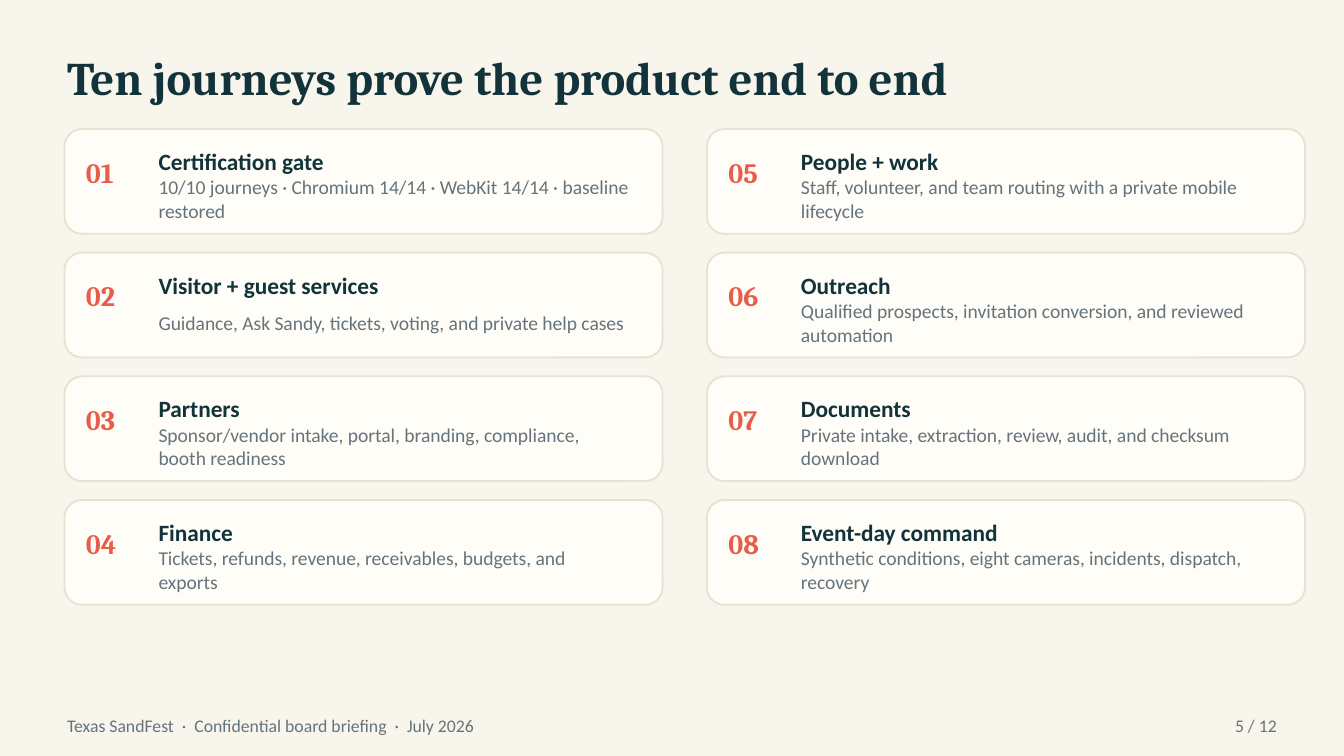
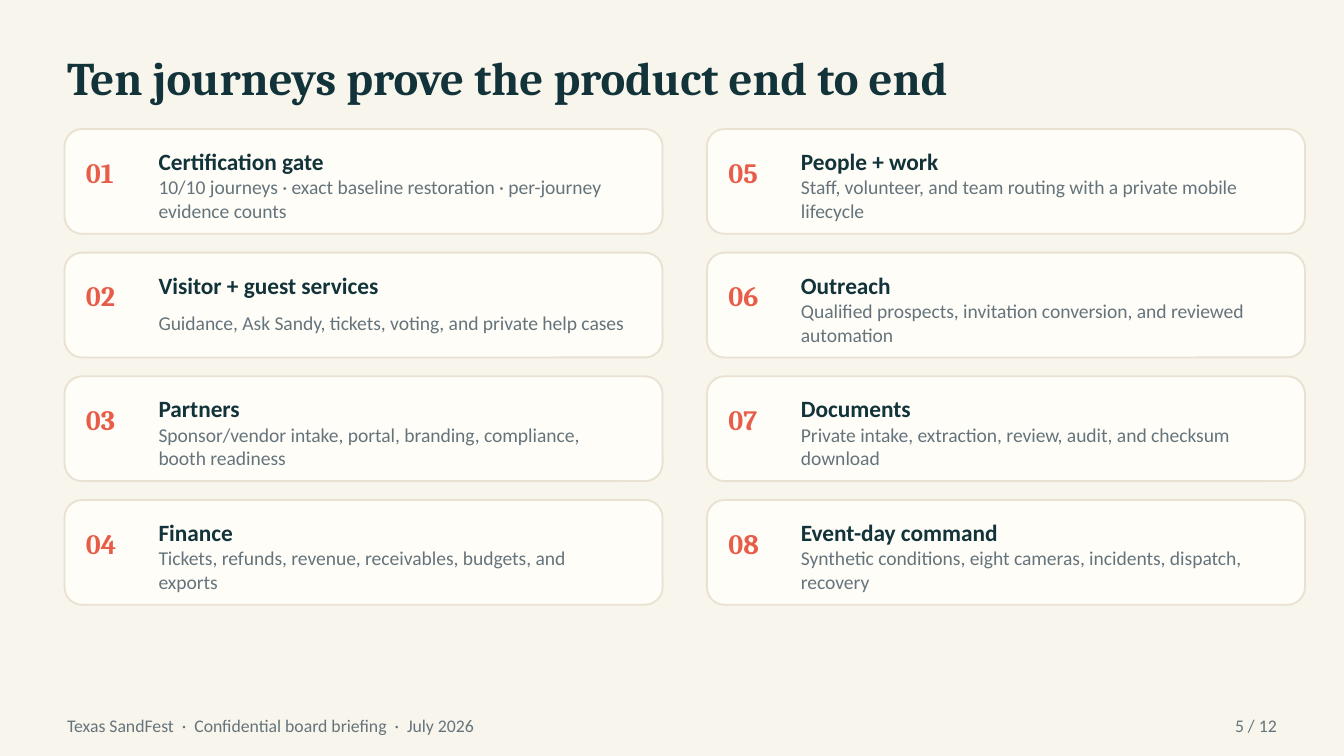
Before and after one commit to nickbmerrill-collab/texas-sandfest, a slide deck: slide 5 of docs/presentations/SandFest-Board-Platform-Briefing.pptx. Drawn at 1344x756 pixels with LibreOffice and Linux fonts; fonts in the diff are those of the drawing. Boxes give left, top, right and bottom in pixels: in the first picture for what was removed or moved away, otherwise in the second. Text is boxed around its words. In the diff, an @@ line names an element or a change of style, - is before the commit and + after.

Commit message:
Show evidence proof in board deck (#315)

```diff
--- a/docs/presentations/SandFest-Board-Platform-Briefing.pptx
+++ b/docs/presentations/SandFest-Board-Platform-Briefing.pptx
@@ text at bbox=[159, 180, 601, 218]: text changed @@
-10/10 journeys · Chromium 14/14 · WebKit 14/14 · baseline restored
+10/10 journeys · exact baseline restoration · per-journey evidence counts
```
Also in this commit, not shown: 4 other files.
